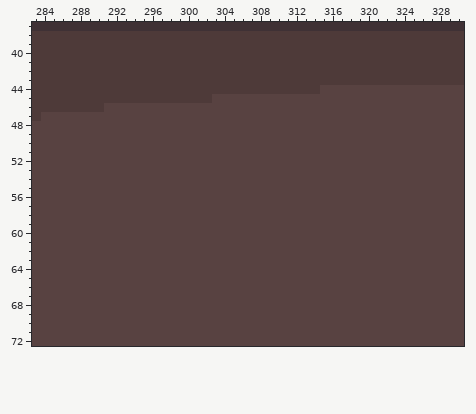
A pixel-art file gets an edit: Aseprite/desk.aseprite. The first picture shows the starting point.
480x270 pixels, 1 frame. Pixels under 10% opacity are left out. Colours within 5 levels of each other are drawn and written as one. Shown: x 283..330, y 37..72.
After:
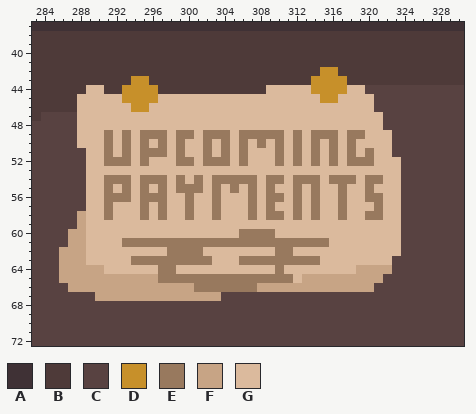
Palette (. is transparent): A #3f3135  B #4e3a39  C #584241  D #c7902a  E #98795e  F #c7a485  G #dbba9d
The exact change:
--- layer "upcomingpayments"
@@ x 283..330 @@
 41 BBBBBBBBBBBBBBBBBBBBBBBBBBBBBBBBBBBBBBBBBBBBBBBB
-42 BBBBBBBBBBBBBBBBBBBBBBBBBBBBBBBBBBBBBBBBBBBBBBBB
-43 BBBBBBBBBBBBBBBBBBBBBBBBBBBBBBBBBBBBBBBBBBBBBBBB
-44 BBBBBBBBBBBBBBBBBBBBBBBBBBBBBBBBCCCCCCCCCCCCCCCC
-45 BBBBBBBBBBBBBBBBBBBBCCCCCCCCCCCCCCCCCCCCCCCCCCCC
-46 BBBBBBBBCCCCCCCCCCCCCCCCCCCCCCCCCCCCCCCCCCCCCCCC
-47 BCCCCCCCCCCCCCCCCCCCCCCCCCCCCCCCCCCCCCCCCCCCCCCC
-48 CCCCCCCCCCCCCCCCCCCCCCCCCCCCCCCCCCCCCCCCCCCCCCCC
-49 CCCCCCCCCCCCCCCCCCCCCCCCCCCCCCCCCCCCCCCCCCCCCCCC
-50 CCCCCCCCCCCCCCCCCCCCCCCCCCCCCCCCCCCCCCCCCCCCCCCC
-51 CCCCCCCCCCCCCCCCCCCCCCCCCCCCCCCCCCCCCCCCCCCCCCCC
-52 CCCCCCCCCCCCCCCCCCCCCCCCCCCCCCCCCCCCCCCCCCCCCCCC
-53 CCCCCCCCCCCCCCCCCCCCCCCCCCCCCCCCCCCCCCCCCCCCCCCC
-54 CCCCCCCCCCCCCCCCCCCCCCCCCCCCCCCCCCCCCCCCCCCCCCCC
-55 CCCCCCCCCCCCCCCCCCCCCCCCCCCCCCCCCCCCCCCCCCCCCCCC
-56 CCCCCCCCCCCCCCCCCCCCCCCCCCCCCCCCCCCCCCCCCCCCCCCC
-57 CCCCCCCCCCCCCCCCCCCCCCCCCCCCCCCCCCCCCCCCCCCCCCCC
-58 CCCCCCCCCCCCCCCCCCCCCCCCCCCCCCCCCCCCCCCCCCCCCCCC
-59 CCCCCCCCCCCCCCCCCCCCCCCCCCCCCCCCCCCCCCCCCCCCCCCC
-60 CCCCCCCCCCCCCCCCCCCCCCCCCCCCCCCCCCCCCCCCCCCCCCCC
-61 CCCCCCCCCCCCCCCCCCCCCCCCCCCCCCCCCCCCCCCCCCCCCCCC
-62 CCCCCCCCCCCCCCCCCCCCCCCCCCCCCCCCCCCCCCCCCCCCCCCC
-63 CCCCCCCCCCCCCCCCCCCCCCCCCCCCCCCCCCCCCCCCCCCCCCCC
-64 CCCCCCCCCCCCCCCCCCCCCCCCCCCCCCCCCCCCCCCCCCCCCCCC
-65 CCCCCCCCCCCCCCCCCCCCCCCCCCCCCCCCCCCCCCCCCCCCCCCC
-66 CCCCCCCCCCCCCCCCCCCCCCCCCCCCCCCCCCCCCCCCCCCCCCCC
-67 CCCCCCCCCCCCCCCCCCCCCCCCCCCCCCCCCCCCCCCCCCCCCCCC
+42 BBBBBBBBBBBBBBBBBBBBBBBBBBBBBBBBDDBBBBBBBBBBBBBB
+43 BBBBBBBBBBBDDBBBBBBBBBBBBBBBBBBDDDDBBBBBBBBBBBBB
+44 BBBBBBGGBBDDDDBBBBBBBBBBBBGGGGGDDDDGGCCCCCCCCCCC
+45 BBBBBGGGGGDDDDGGGGGGGGGGGGGGGGGGDDGGGGCCCCCCCCCC
+46 BBBBBGGGGGGDDGGGGGGGGGGGGGGGGGGGGGGGGGCCCCCCCCCC
+47 BCCCCGGGGGGGGGGGGGGGGGGGGGGGGGGGGGGGGGGCCCCCCCCC
+48 CCCCCGGGGGGGGGGGGGGGGGGGGGGGGGGGGGGGGGGCCCCCCCCC
+49 CCCCCGGGEGEGEEEGEEGEEEGEEEEEGEGEEEGEEGGGCCCCCCCC
+50 CCCCCGGGEGEGEGEGEGGEGEGEGEGEGEGEGEGEGGGGCCCCCCCC
+51 CCCCCCGGEGEGEEEGEGGEGEGEGGGEGEGEGEGEGEGGCCCCCCCC
+52 CCCCCCGGEEEGEGGGEEGEEEGEGGGEGEGEGEGEEEGGGCCCCCCC
+53 CCCCCCGGGGGGGGGGGGGGGGGGGGGGGGGGGGGGGGGGGCCCCCCC
+54 CCCCCCGGEEEGEEEGEGEGEEEEEGEEGEEEGEEEGEEGGCCCCCCC
+55 CCCCCCGGEGEGEGEGEEEGEGEGEGEGGEGEGGEGGEGGGCCCCCCC
+56 CCCCCCGGEEEGEEEGGEGGEGGGEGEEGEGEGGEGGEEGGCCCCCCC
+57 CCCCCCGGEGGGEGEGGEGGEGGGEGEGGEGEGGEGGGEGGCCCCCCC
+58 CCCCCFGGEGGGEGEGGEGGEGGGEGEEGEGEGGEGGEEGGCCCCCCC
+59 CCCCCFGGGGGGGGGGGGGGGGGGGGGGGGGGGGGGGGGGGCCCCCCC
+60 CCCCFFGGGGGGGGGGGGGGGGGEEEEGGGGGGGGGGGGGGCCCCCCC
+61 CCCCFFGGGGEEEEEEEEEEEEEEEEEEEEEEEGGGGGGGGCCCCCCC
+62 CCCFFFGGGGGGGGGEEEEGGGGGGGGEEGGGGGGGGGGGGCCCCCCC
+63 CCCFFFGGGGGEEEEEEEEEGGGEEEEEEEEEGGGGGGGGCCCCCCCC
+64 CCCFFFFFGGGGGGEEGGGGGGGGGGGEGGGGGGGGFFFFCCCCCCCC
+65 CCCFFFFFFFFFFFEEEEEEEEEEEEEEEGFFFFFFFFFCCCCCCCCC
+66 CCCCFFFFFFFFFFFFFFEEEEEEEFFFFFFFFFFFFFCCCCCCCCCC
+67 CCCCCCCFFFFFFFFFFFFFFCCCCCCCCCCCCCCCCCCCCCCCCCCC
 68 CCCCCCCCCCCCCCCCCCCCCCCCCCCCCCCCCCCCCCCCCCCCCCCC
Boxes around the changes in both pictures, in picture pixels (x1, y1, x2, y2):
changed: (59, 67, 401, 301)
